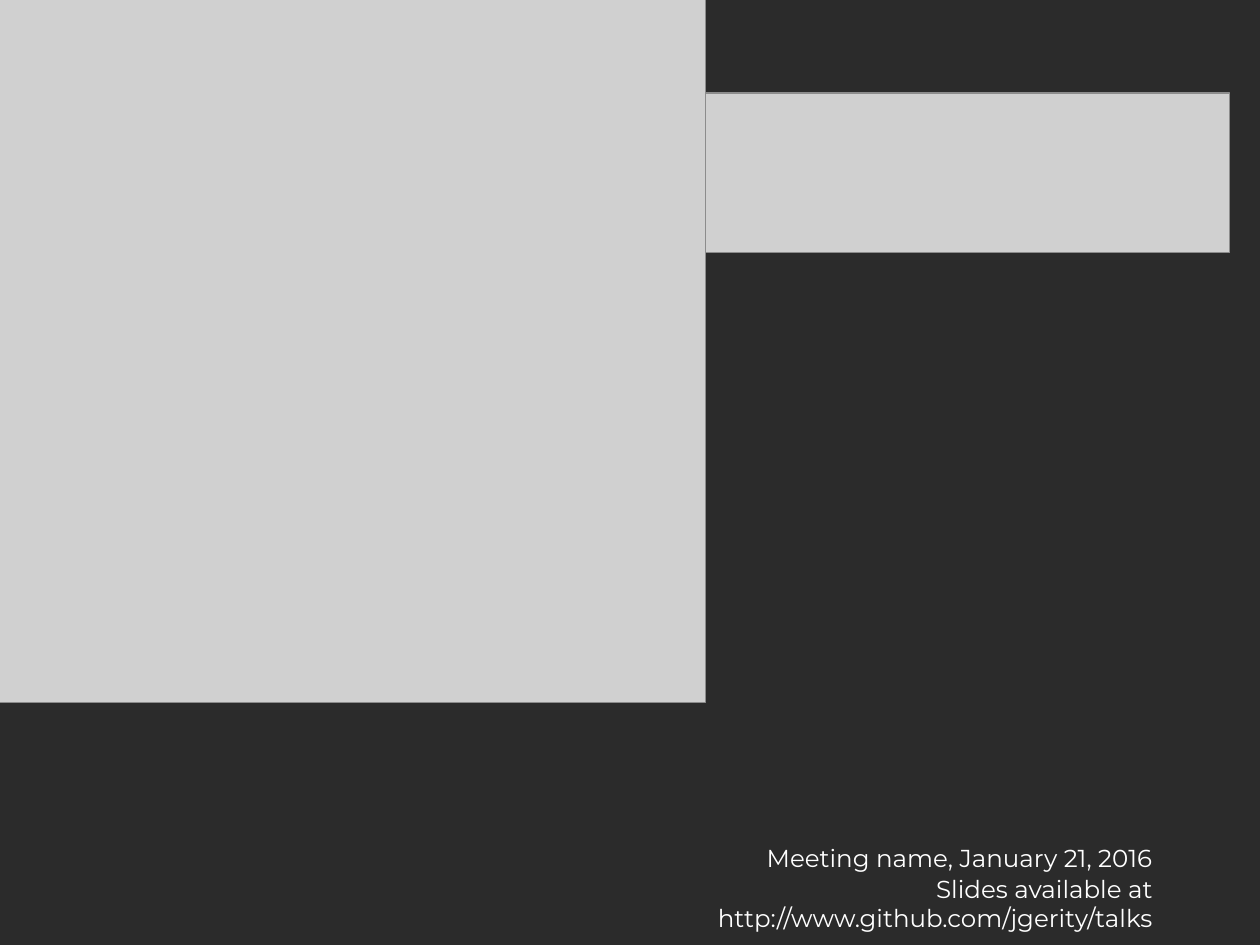
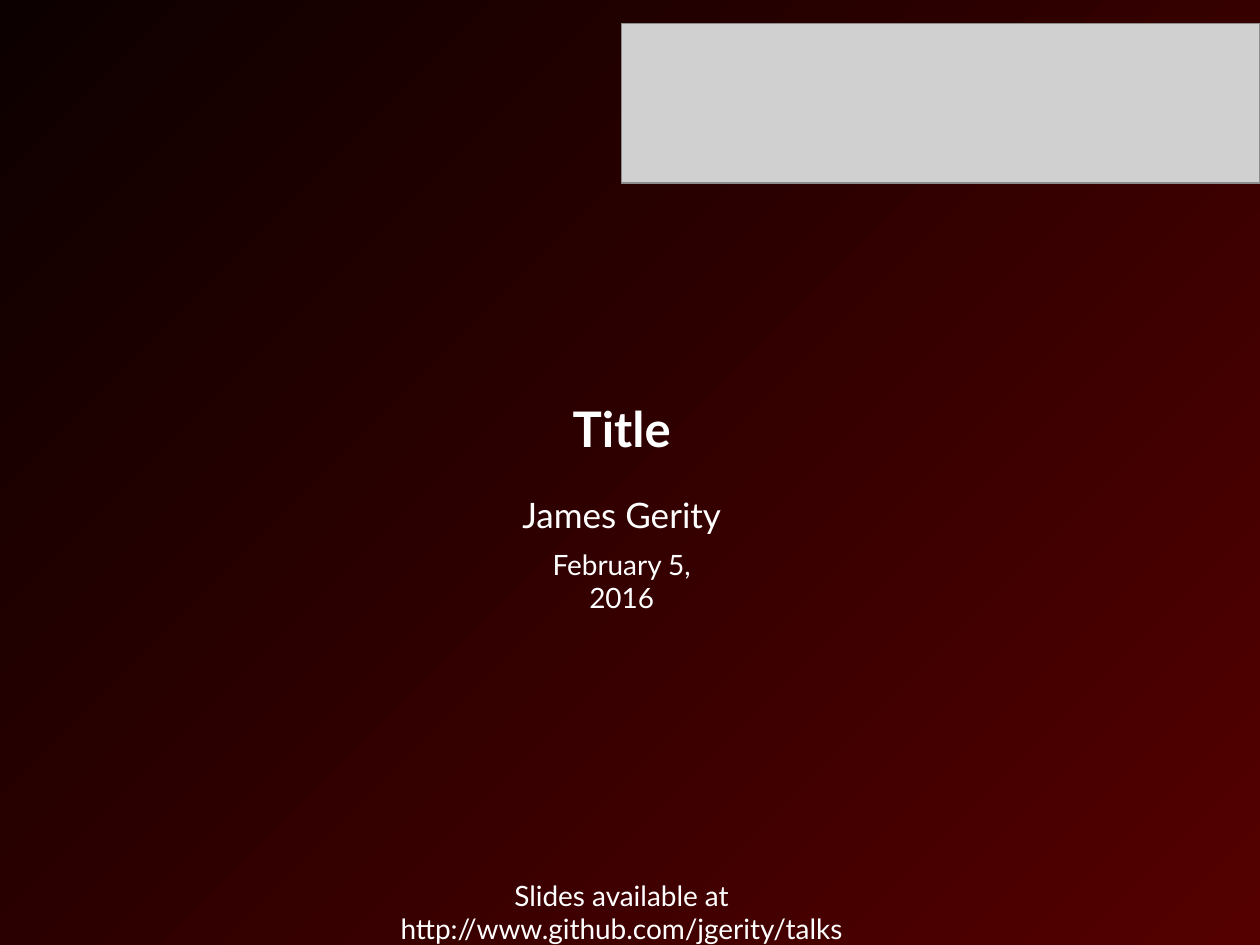
Before and after one commit to jgerity/talks, a slide deck: slide 1 of TAMU_jgerityTemplate.potx. Drawn at 1260x945 pixels with LibreOffice and Linux fonts; fonts in the diff are those of the drawing; grey boxes stand for pictures; background and template pictures are left out; a plain dark background stands for a picture behind light text. Boxes give left, top, right and bottom in pixels: in the first picture for what was removed or moved away, otherwise in the second. Text is boxed around its words. In the diff, an @@ line names an element or a change of style, - is before the commit and + after.

Commit message:
Template updated, the old background was gross

```diff
--- a/TAMU_jgerityTemplate.potx
+++ b/TAMU_jgerityTemplate.potx
@@ background picture (left out) to gradient #0D0000 to #540000 @@
@@ picture removed at [0,0,706,703] @@
@@ picture: place and size @@
-picture at [591,93,1230,253]
+picture at [621,24,1260,184]
@@ title added at [573,410,671,448], 28 pt, text #FFFFFF, bold @@
+Title
@@ subtitle added at [522,502,721,534], 20 pt, text #FFFFFF @@
+James Gerity
@@ text at [553,554,691,609]: text changed; size 14 to 16 pt; font Montserrat to Lato @@
-Meeting name, January 21, 2016
+February 5, 2016
@@ text "Slides available at http://www.github.com/jgerity/talks": place and size @@
-text "Slides available at http://www.github.com/jgerity/talks" at [718,880,1153,932]
+text "Slides available at http://www.github.com/jgerity/talks" at [401,885,843,944]
@@ text "Slides available at http://www.github.com/jgerity/talks" at [401,885,843,944]: size 14 to 16 pt, font Montserrat to Lato; alignment right to centre @@
```
Also in this commit, not shown: 2 slides added, 1 slide removed.
